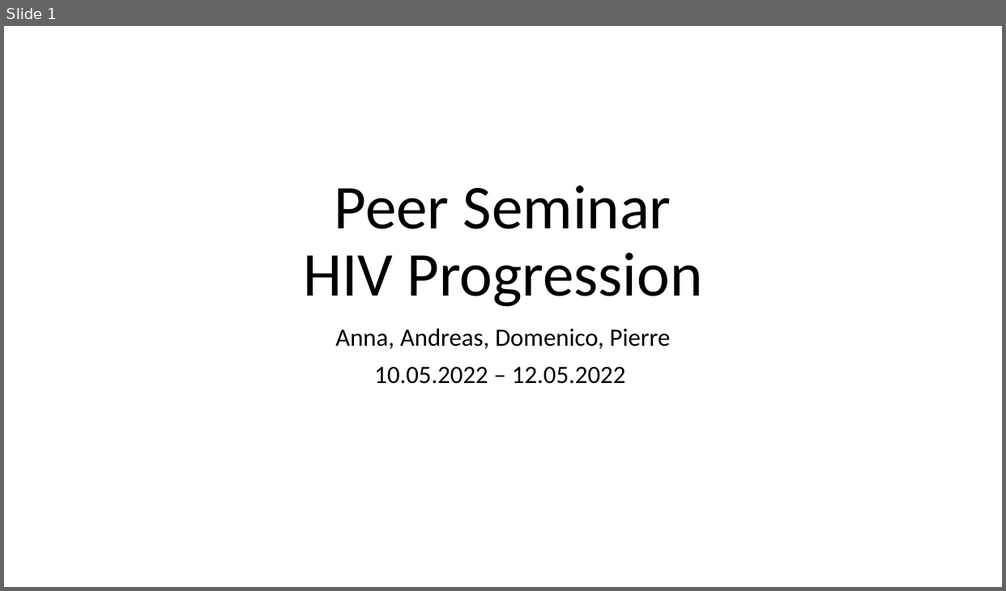
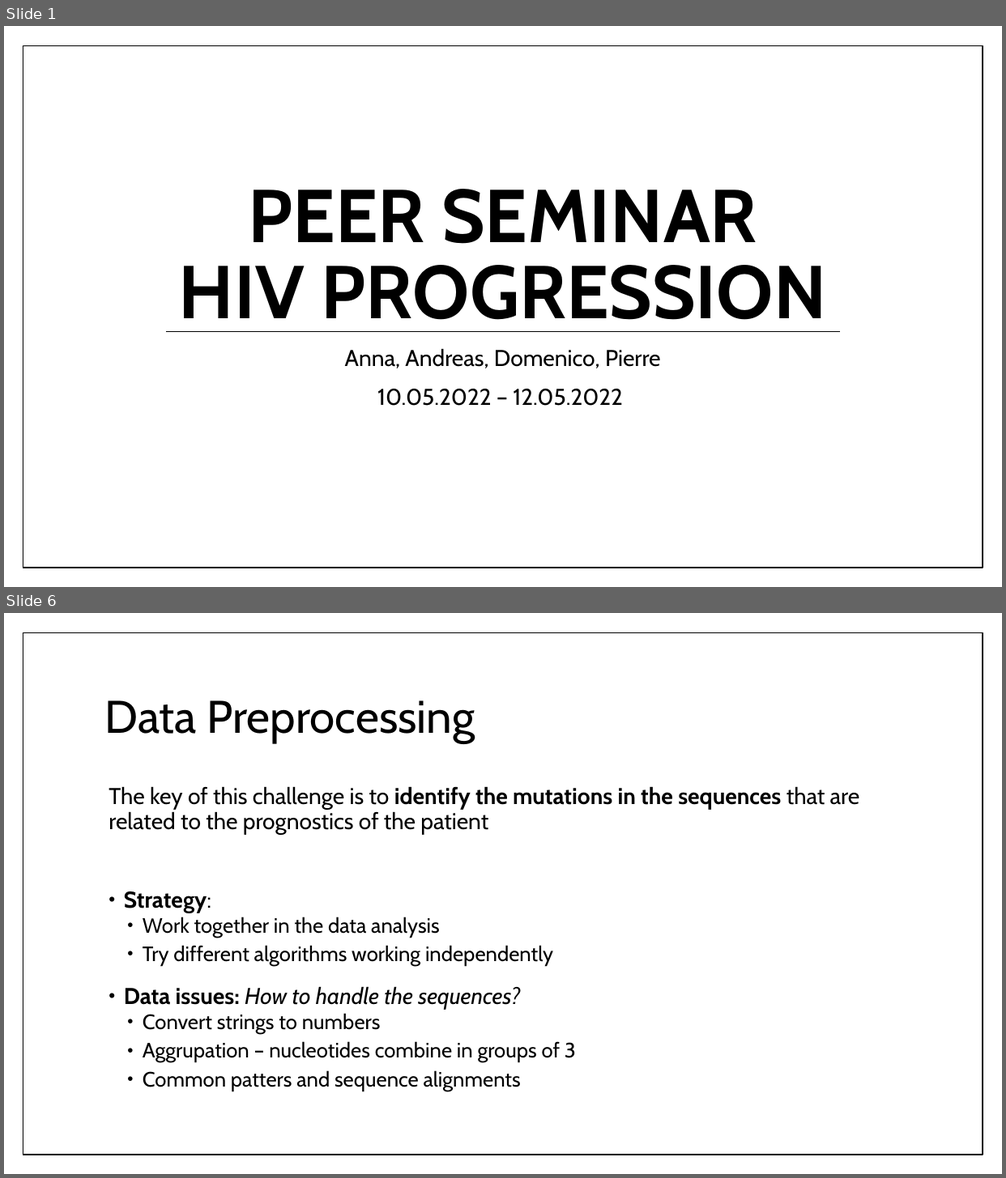
Before and after one commit to bl1zzardx/hivprogression, a slide deck: hivprogression/peer-seminar.pptx. Shown one above the other, each under a label of ours: slide 1 before the commit, slides 1 and 6 after it; the slides between them are not shown. The pictures are 1006x591 and 1006x1178 pixels, drawn with LibreOffice and Linux fonts; fonts in the diff are those of the drawing. Boxes give left, top, right and bottom in pixels: in the first picture for what was removed or moved away, otherwise in the second. Text is boxed around its words. In the diff, an @@ line names an element or a change of style, - is before the commit and + after.

```diff
--- a/hivprogression/peer-seminar.pptx
+++ b/hivprogression/peer-seminar.pptx
@@ slide 6 added at [4, 613, 1002, 1174], background #FFFFFF; not listed: 1 template element that a slide beside it also shows @@
@@ title added at [105, 700, 475, 743], 44 pt, text #000000 @@
+Data Preprocessing
@@ text added at [108, 786, 860, 1092], 20 pt, text #000000 @@
+The key of this challenge is to identify the mutations in the sequences that are related to the prognostics of the patient
+• Strategy:
+  • Work together in the data analysis
+  • Try different algorithms working independently
+• Data issues: How to handle the sequences?
+  • Convert strings to numbers
+  • Aggrupation – nucleotides combine in groups of 3
+  • Common patters and sequence alignments
@@ slide 1 changed as well @@
@@ rectangle added at [23, 46, 982, 568], fill #FFFFFF, outline #000000 1 pt @@
@@ title at [179, 189, 827, 332]: text changed; size 60 to 72 pt; font Calibri to Cabin; bold on @@
-Peer Seminar
-HIV Progression
+PEER SEMINAR
+HIV PROGRESSION
@@ line added from (166, 331) to (839, 331), #000000 0.79 pt @@
@@ subtitle "Anna, Andreas, Domenico, Pierre": place and size @@
-subtitle "Anna, Andreas, Domenico, Pierre" at [335, 328, 671, 384]
+subtitle "Anna, Andreas, Domenico, Pierre" at [345, 348, 661, 406]
@@ subtitle "Anna, Andreas, Domenico, Pierre" at [345, 348, 661, 406]: size 24 to 22 pt, font Calibri to Cabin; more space between paragraphs @@
```
Also in this commit, not shown: 4 other slides changed, 5 other slides added, 5 slides removed, 3 other files.
